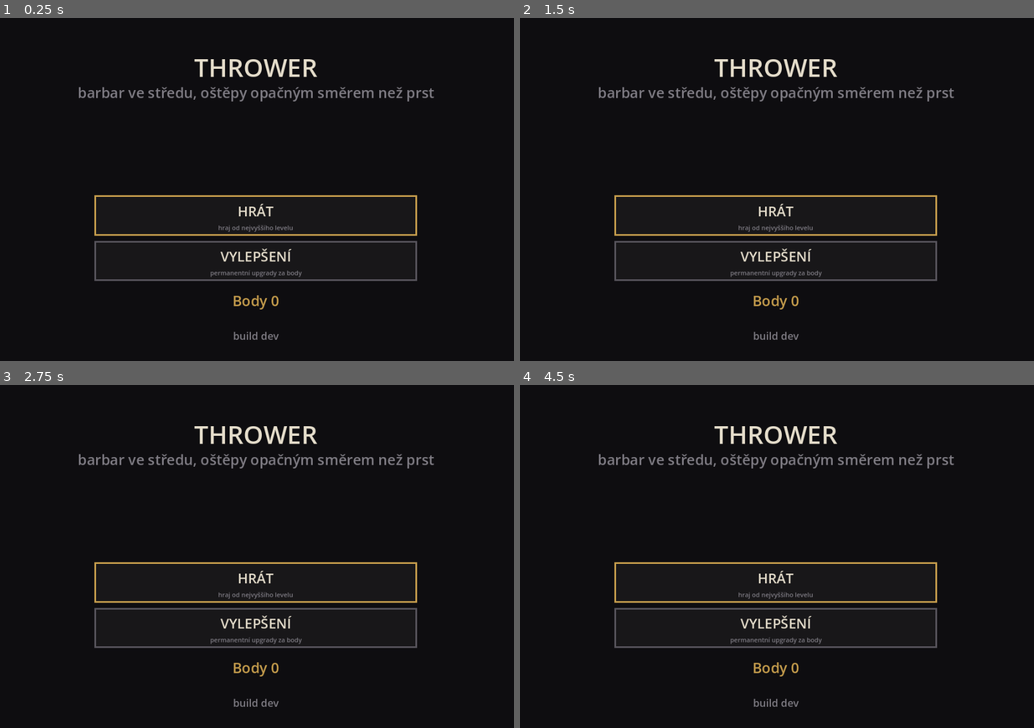
Above: before the commit, frames 1-4 (two rows, left to right).
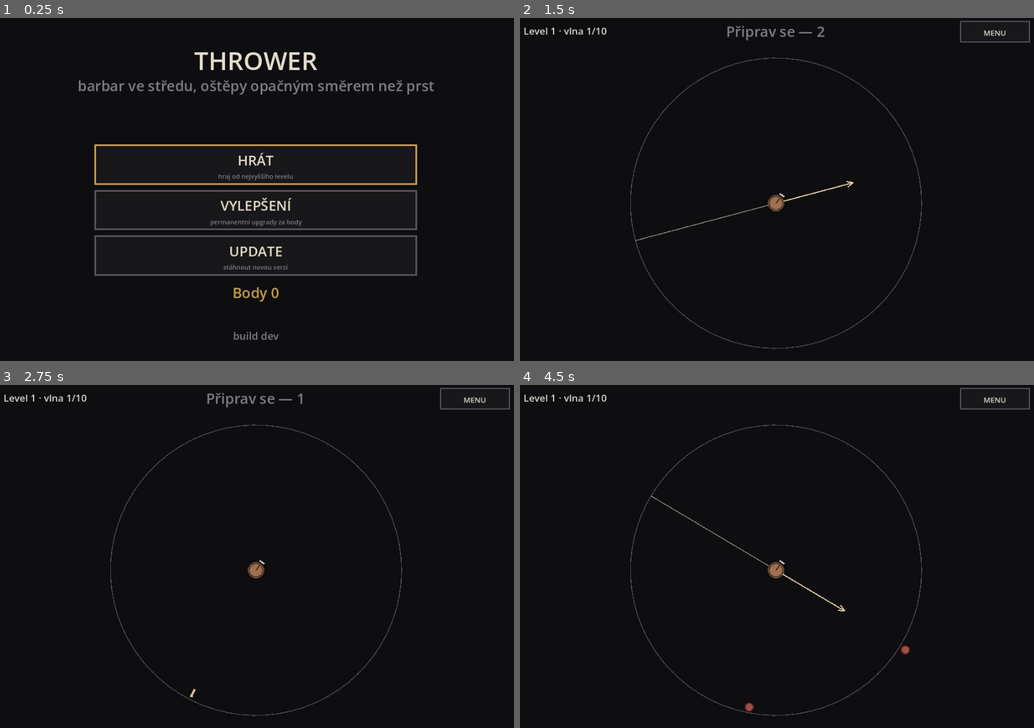
Above: after the commit, the same moments.

Repository: jankoznar94/dark-story
Game: Godot game, scene res://main.tscn
The game is run twice, just before and just after one commit, with the same random seed, the same clock (stepped at 60 frames per second) and the same inputs.
Inputs (mouse positions are in pixels of both pictures, inside the frame that each line leads up to):
- Up to frame 1 (0.25 s): no input
- Up to frame 2 (1.5 s): tap Enter at 0.5 s; move the mouse to (890, 172) at 0.52 s; click (890, 172) at 0.67 s; tap Space at 1.25 s; drag from (674, 206) to (751, 258) at 1.27 s
- Up to frame 3 (2.75 s): move the mouse to (308, 481) at 2.02 s; click (308, 481) at 2.17 s
- Up to frame 4 (4.5 s): drag from (751, 625) to (622, 505) at 2.77 s; move the mouse to (931, 607) at 3.52 s; click (931, 607) at 3.67 s; drag from (622, 505) to (699, 470) at 4.27 s

The runs differ from the first frame. In frame 1, 7.5% of the frame differs, in the area x 15-85%, y 9-85%; in frame 2, 5.3%; in frame 3, 5.2%; in frame 4, 5.2%.

Commit message:
Thrower: tlacitko UPDATE v menu - rucni aktualizace service workera (jako v Zily 2)

Diff:
--- a/scripts/game_view.gd
+++ b/scripts/game_view.gd
@@ -35,10 +35,13 @@
 var _touch: Dictionary = {}
 var _mouse_down: bool = false
 var _mouse_pos: Vector2 = Vector2.ZERO
+var _js_t: float = 0.0
 
 
 func _ready() -> void:
 	game.profile.load_from_disk()
+	menu.web = OS.has_feature("web")
+	menu.load_build_id()
 	layout.update(get_viewport_rect().size)
 	_apply_field()
 	get_viewport().size_changed.connect(_on_resize)
@@ -56,6 +59,14 @@
 func _process(dt: float) -> void:
 	if menu.is_battle() and not game.is_over() and not game.paused:
 		game.step(dt)
+	# STAV Z PROHLIZECE (otisk buildu, hlaska k Update) se cte nekolikrat za
+	# sekundu - cteni vlastnosti okna je levne, ale ne kazdy snimek.
+	_js_t += dt
+	if _js_t >= 0.25:
+		_js_t = 0.0
+		menu.pull_js_state()
+	# Hra je kreslena rucne, takze se musi kazdy snimek vyzadat prekresleni.
+	queue_redraw()
 
 
 # =========================================================================
@@ -139,6 +150,8 @@
 	elif a == "upgrades":
 		layout.layout_upgrades()
 		menu.open_upgrades()
+	elif a == "update":
+		menu.request_update()
 
 
 # =========================================================================
@@ -174,6 +187,10 @@
 			int(maxf(11.0, r.size.y * 0.17)), DIM)
 	_label(game.profile.menu_note(), Rect2(0.0, layout.menu_note_y, layout.view.x,
 		float(layout.font_px) * 1.5), layout.font_px, GOLD)
+	if not menu.update_note.is_empty():
+		_label(menu.update_note, Rect2(0.0, layout.menu_note_y + float(layout.font_px) * 1.6,
+			layout.view.x, float(layout.font_px) * 1.5),
+			int(maxf(11.0, float(layout.font_px) * 0.85)), Color(0.80, 0.72, 0.50))
 	_label("build %s" % menu.build_id,
 		Rect2(0.0, layout.view.y - float(layout.font_px) * 2.2, layout.view.x,
 			float(layout.font_px)), int(maxf(10.0, float(layout.font_px) * 0.75)), DIM)
--- a/scripts/menu.gd
+++ b/scripts/menu.gd
@@ -1,18 +1,33 @@
 class_name Menu
 extends RefCounted
 
-# KTERA OBRAZOVKA JE OTEVRENA. Hra sama o sobe nic nekresli ani necte vstup -
-# tady je jen stav, aby se podle nej dalo kreslit i klepat.
+# KTERA OBRAZOVKA JE OTEVRENA + AKTUALIZACE PWA. Hra sama nic nekresli ani
+# necte vstup - tady je jen stav, podle ktereho se kresli a klepe.
+#
+# TLACITKO UPDATE (Jan, Oct 2026: "ve hře musí být taky tlačítko Update. Jako
+# v Zily2. Abych mohl ručně aktualizovat service workera"): posle prohlizeci
+# dotaz, ktery odregistruje service workera, smaze cache a nacte hru znovu
+# s razitkem v adrese. Bez toho zustane nainstalovane PWA stara verze, dokud
+# se nezavrou vsechny panely - a to u PWA nejde.
+#
+# Mimo web (desktop) tlacitko jen rekne, ze neni co aktualizovat.
 
 enum View { MENU, BATTLE, UPGRADES }
 
 # Polozky menu. Akce se vyhodnocuji PRES JMENO, ne podle poradi.
-const ITEMS := ["HRÁT", "VYLEPŠENÍ"]
-const SUBS := ["hraj od nejvyššího levelu", "permanentní upgrady za body"]
-const ACTIONS := ["battle", "upgrades"]
+const ITEMS := ["HRÁT", "VYLEPŠENÍ", "UPDATE"]
+const SUBS := ["hraj od nejvyššího levelu", "permanentní upgrady za body", "stáhnout novou verzi"]
+const ACTIONS := ["battle", "upgrades", "update"]
+
+# GLOBALNI PROMENNE, KTERYMI PROHLIZEC MLUVI S HROU. Hra si je sama VYCTE
+# (`pull_js_state`) - callback z JS do GDScriptu v prohlizeci nedojde.
+const JS_BUILD := "__thrower_build"
+const JS_UPDATE := "__thrower_update"
 
 var view: int = View.MENU
+var web: bool = false
 var build_id: String = "dev"
+var update_note: String = ""
 
 
 func open_menu() -> void:
@@ -37,3 +52,117 @@
 
 func is_upgrades() -> bool:
 	return view == View.UPGRADES
+
+
+# JavaScriptovy singleton. NIKDY jako globalni identifikator: desktop export si
+# webove tridy nesmi vubec vsimnout.
+func _jb() -> Object:
+	return Engine.get_singleton("JavaScriptBridge")
+
+
+func _window() -> Object:
+	var jb: Object = _jb()
+	if jb == null:
+		return null
+	return jb.call("get_interface", "window")
+
+
+# Nacte otisk buildu (version.txt vedle index.html). Vysledek si hra VYCTE
+# pozdeji (`pull_js_state`) - ne callbackem.
+func load_build_id() -> void:
+	build_id = "dev"
+	if not web:
+		return
+	var jb: Object = _jb()
+	if jb == null:
+		return
+	var js := """
+	(() => {
+	  fetch('version.txt', {cache: 'no-store'})
+	    .then(r => r.ok ? r.text() : '?')
+	    .then(t => { window.%s = ((t || '').trim().slice(0, 12) || '?'); })
+	    .catch(() => { window.%s = '?'; });
+	  return true;
+	})()
+	""" % [JS_BUILD, JS_BUILD]
+	jb.call("eval", js, true)
+
+
+# STAV Z PROHLIZECE. Hra si ho prevzme nekolikrat za sekundu. Vraci true, kdyz
+# se neco zmenilo (obrazovka se pak prekresli).
+func pull_js_state() -> bool:
+	if not web:
+		return false
+	var w: Object = _window()
+	if w == null:
+		return false
+	var changed: bool = false
+	var b: Variant = w.get(JS_BUILD)
+	if b != null and typeof(b) == TYPE_STRING and String(b) != "" and String(b) != build_id:
+		build_id = String(b)
+		changed = true
+	var u: Variant = w.get(JS_UPDATE)
+	if u != null and typeof(u) == TYPE_STRING and String(u) != "":
+		apply_update_note(String(u))
+		# Hlaska se prevezme JEDNOU, jinak by se porad vracela.
+		w.set(JS_UPDATE, "")
+		changed = true
+	return changed
+
+
+# RUCNI AKTUALIZACE. Nejdriv normalni cesta (nova verze uz ceka ve service
+# workeru), pak odregistrovani + znovuzalozeni registrace a smazani cache.
+func request_update() -> void:
+	update_note = ""
+	if not web:
+		update_note = "Aktualizace je jen pro webovou verzi."
+		return
+	var jb: Object = _jb()
+	if jb == null:
+		update_note = "Prohlížeč neumí aktualizaci na pozadí."
+		return
+	var js := """
+	(async () => {
+	  const note = (c) => { window.%s = c; };
+	  try {
+	    if (!('serviceWorker' in navigator)) { note('n/a'); return 'n/a'; }
+	    // SERVICE WORKER SE REGISTRUJE ASYNC: kdyz hrac klepne hned po startu,
+	    // je seznam registraci jeste prazdny. Cekame na aktivni registraci,
+	    // ale S LIMITEM - `serviceWorker.ready` bez registrace visi vecne.
+	    await Promise.race([
+	      navigator.serviceWorker.ready,
+	      new Promise((r) => setTimeout(() => r(null), 3000))
+	    ]);
+	    const regs = await navigator.serviceWorker.getRegistrations();
+	    for (const r of regs) { await r.update(); }
+	    for (const r of regs) { await r.unregister(); }
+	    if (regs.length > 0) {
+	      await navigator.serviceWorker.register('index.service.worker.js', {scope: './'});
+	    }
+	    const cc = await caches.keys();
+	    for (const k of cc) { await caches.delete(k); }
+	    // NAVIGACE S RAZITKEM: bez nej vraci stary worker nebo HTTP cache
+	    // porad stary index.html. Jina adresa je v kazde cache nova polozka.
+	    note('hard');
+	    const bust = location.href.split('#')[0].split('?')[0] + '?v=' + Date.now();
+	    setTimeout(() => location.replace(bust), 900);
+	    return 'hard';
+	  } catch (e) {
+	    note('err:' + e);
+	    return 'err:' + e;
+	  }
+	})()
+	""" % JS_UPDATE
+	jb.call("eval", js, false)
+
+
+func apply_update_note(code: String) -> void:
+	match code:
+		"hard":
+			update_note = "Cache smazána — restartuji…"
+		"none":
+			update_note = "Není co aktualizovat."
+		"n/a":
+			update_note = "Prohlížeč neumí aktualizaci na pozadí."
+		_:
+			update_note = "Aktualizace se nepodařila: " + code
--- a/scripts/screen_layout.gd
+++ b/scripts/screen_layout.gd
@@ -83,13 +83,17 @@
 	var w: float = clampf(view.x * 0.80, 240.0, 560.0)
 	var h: float = btn_size() * 1.5
 	var gap: float = maxf(10.0, view.y * 0.02)
-	var total: float = h * 2.0 + gap
-	var y0: float = view.y * 0.52
+	var n: int = Menu.ITEMS.size()
+	var total: float = h * float(n) + gap * float(n - 1)
+	# BLOK TLACITEK POD NADPISEM A CELY V DISPLEJI: na 390 px vysky se tri
+	# tlacitka uz nevejdou, kdyby začínala v polovine.
+	var y0: float = maxf(view.y * 0.28, view.y * 0.5 - total * 0.5 + view.y * 0.06)
+	y0 = minf(y0, view.y - total - float(font_px) * 3.0)
 	var x: float = (view.x - w) * 0.5
-	for i in range(2):
+	for i in range(n):
 		menu_rects.append(Rect2(x, y0 + (h + gap) * float(i), w, h))
-	menu_title_y = view.y * 0.12
-	menu_note_y = y0 + total + gap * 1.5
+	menu_title_y = view.y * 0.10
+	menu_note_y = y0 + total + gap * 1.2
 
 
 func layout_upgrades() -> void:
--- a/tools/test_layout.gd
+++ b/tools/test_layout.gd
@@ -45,8 +45,13 @@
 	_check(l.center.x + l.field_r <= v.x + 0.5, "%s: kruh preteka vpravo" % tag)
 	_check(l.center.y - l.field_r >= l.bar_h - 0.5, "%s: kruh leze pod horni pruh" % tag)
 	_check(l.center.y + l.field_r <= v.y + 0.5, "%s: kruh preteka dole" % tag)
-	# 2) MENU: dve velka tlacitka, v displeji, dotyková.
-	_check(l.menu_rects.size() == 2, "%s: menu nema dve tlacitka" % tag)
+	# 2) MENU: tlacitka HRAT / VYLEPSENI / UPDATE, v displeji, dotyková.
+	_check(l.menu_rects.size() == Menu.ITEMS.size(), "%s: menu nema vsechna tlacitka (%d)"
+		% [tag, l.menu_rects.size()])
+	_check(Menu.ITEMS.size() == Menu.ACTIONS.size() and Menu.ITEMS.size() == Menu.SUBS.size(),
+		"%s: jmena, podtitulky a akce menu nemaji stejnou delku" % tag)
+	_check(Menu.ACTIONS.has("update"), "%s: v menu chybi tlacitko UPDATE" % tag)
+	_check(l.menu_note_y + float(l.font_px) * 1.6 <= v.y, "%s: hlaska pod menu je mimo displej" % tag)
 	for r in l.menu_rects:
 		var rr: Rect2 = r
 		_check(rr.size.y >= 44.0, "%s: tlacitko menu je nizsi nez 44 px" % tag)
